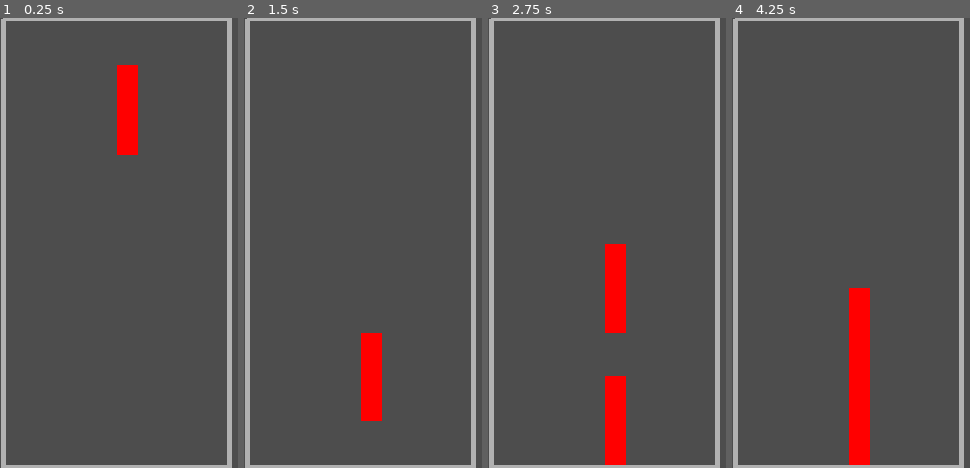
Above: before the commit, frames 1-4 (left to right).
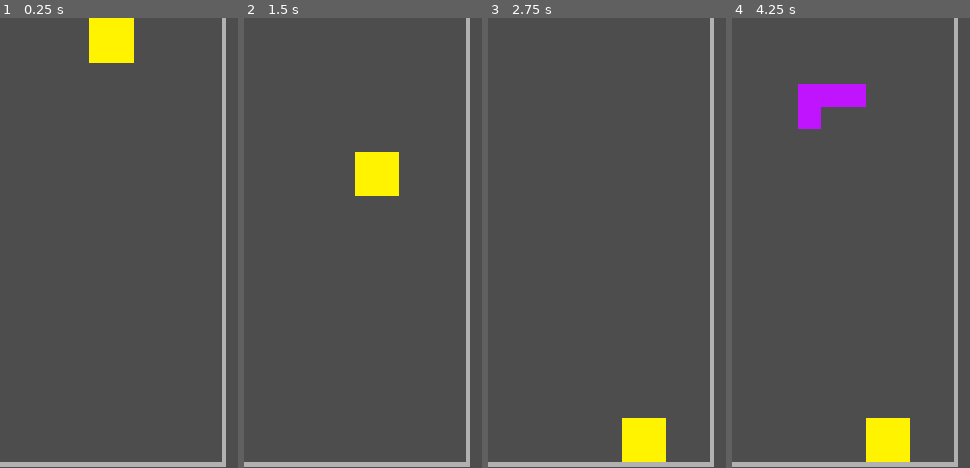
Above: after the commit, the same moments.

Repository: Garytoman79/gtris
Game: Godot game, scene res://scenes/board/board.tscn
Two runs of this game, one before a commit and one after it. Both use one fixed random seed, a clock stepped at 60 frames per second and the inputs below.
Inputs:
- Up to frame 1 (0.25 s): no input
- Up to frame 2 (1.5 s): hold Right (move_right, bound only after the commit) 0.53-1.28 s; tap Ctrl (rotate, bound only after the commit) at 0.6, 1.35 s; hold Down (move_down, bound only after the commit) from 1.28 s (still down)
- Up to frame 3 (2.75 s): release Down (move_down, bound only after the commit) at 2.03 s; hold Right (move_right, bound only after the commit) from 2.03 s (still down); tap Ctrl (rotate, bound only after the commit) at 2.1 s
- Up to frame 4 (4.25 s): tap Ctrl (rotate, bound only after the commit) at 2.85, 3.6 s; tap Enter at 3.5 s; release Right (move_right, bound only after the commit) at 3.53 s; hold Left (move_left, bound only after the commit) from 3.53 s (still down)

The runs differ from the first frame. In frame 1, 11% of the frame differs, in the area x 0-98%, y 0-100%; in frame 2, 11%; in frame 3, 12%; in frame 4, 14%.

Commit message:
Primera implementacion funcional SIN interfaz

Diff:
--- a/piezas/piece_i.gd
+++ b/piezas/piece_i.gd
@@ -1,7 +1,5 @@
 extends Node2D
 
-signal piece_locked
-var already_locked = false
 
 # Called when the node enters the scene tree for the first time.
 func _ready() -> void:
@@ -11,12 +9,3 @@
 # Called every frame. 'delta' is the elapsed time since the previous frame.
 func _process(_delta: float) -> void:
 	pass
-
-
-func _on_piece_area_body_entered(body: Node2D) -> void:
-	if already_locked:
-		return
-
-	already_locked = true
-	piece_locked.emit()
-	print("Tocó: ", body.name, " - fijando pieza")
--- a/piezas/piece_i.tscn
+++ b/piezas/piece_i.tscn
@@ -46,4 +46,5 @@
 position = Vector2(16, 112)
 shape = SubResource("RectangleShape2D_t85kk")
 
-[connection signal="body_entered" from="PieceArea" to="." method="_on_piece_area_body_entered"]
+[node name="Pivot" type="Marker2D" parent="." unique_id=1551110374]
+position = Vector2(0, 64)
--- a/piezas/piece_j.tscn
+++ b/piezas/piece_j.tscn
@@ -1,6 +1,9 @@
 [gd_scene format=3 uid="uid://diqvextp1ri5m"]
 
 [ext_resource type="PackedScene" uid="uid://b5b0nnbid0q2x" path="res://piezas/block.tscn" id="1_2x81t"]
+
+[sub_resource type="RectangleShape2D" id="RectangleShape2D_t85kk"]
+size = Vector2(32, 32)
 
 [node name="PieceJ" type="Node2D" unique_id=1414976138]
 
@@ -21,3 +24,24 @@
 [node name="Block4" parent="CanvasGroup" unique_id=399067955 instance=ExtResource("1_2x81t")]
 modulate = Color(0.09581507, 0.4506067, 1.92523e-07, 1)
 position = Vector2(16, 16)
+
+[node name="PieceArea" type="Area2D" parent="." unique_id=1854189677]
+
+[node name="CollisionShape2D" type="CollisionShape2D" parent="PieceArea" unique_id=1553222671]
+position = Vector2(-16, 80)
+shape = SubResource("RectangleShape2D_t85kk")
+
+[node name="CollisionShape2D2" type="CollisionShape2D" parent="PieceArea" unique_id=1640296830]
+position = Vector2(16, 80)
+shape = SubResource("RectangleShape2D_t85kk")
+
+[node name="CollisionShape2D3" type="CollisionShape2D" parent="PieceArea" unique_id=1217983090]
+position = Vector2(16, 48)
+shape = SubResource("RectangleShape2D_t85kk")
+
+[node name="CollisionShape2D4" type="CollisionShape2D" parent="PieceArea" unique_id=820886494]
+position = Vector2(16, 16)
+shape = SubResource("RectangleShape2D_t85kk")
+
+[node name="Pivot" type="Marker2D" parent="." unique_id=402228841]
+position = Vector2(0, 64)
--- a/piezas/piece_l.tscn
+++ b/piezas/piece_l.tscn
@@ -1,6 +1,9 @@
 [gd_scene format=3 uid="uid://crmtjkpvkawpu"]
 
 [ext_resource type="PackedScene" uid="uid://b5b0nnbid0q2x" path="res://piezas/block.tscn" id="1_or4d4"]
+
+[sub_resource type="RectangleShape2D" id="RectangleShape2D_t85kk"]
+size = Vector2(32, 32)
 
 [node name="PieceL" type="Node2D" unique_id=1414976138]
 
@@ -21,3 +24,24 @@
 [node name="Block4" parent="CanvasGroup" unique_id=399067955 instance=ExtResource("1_or4d4")]
 modulate = Color(0.7529412, 0.078431375, 1, 1)
 position = Vector2(-16, 16)
+
+[node name="Area2D" type="Area2D" parent="." unique_id=243397296]
+
+[node name="CollisionShape2D" type="CollisionShape2D" parent="Area2D" unique_id=465623821]
+position = Vector2(-16, 80)
+shape = SubResource("RectangleShape2D_t85kk")
+
+[node name="CollisionShape2D2" type="CollisionShape2D" parent="Area2D" unique_id=1149429062]
+position = Vector2(16, 80)
+shape = SubResource("RectangleShape2D_t85kk")
+
+[node name="CollisionShape2D3" type="CollisionShape2D" parent="Area2D" unique_id=1720751614]
+position = Vector2(-16, 48)
+shape = SubResource("RectangleShape2D_t85kk")
+
+[node name="CollisionShape2D4" type="CollisionShape2D" parent="Area2D" unique_id=888513209]
+position = Vector2(-16, 16)
+shape = SubResource("RectangleShape2D_t85kk")
+
+[node name="Pivot" type="Marker2D" parent="." unique_id=724607462]
+position = Vector2(0, 64)
--- a/piezas/piece_o.tscn
+++ b/piezas/piece_o.tscn
@@ -1,6 +1,9 @@
 [gd_scene format=3 uid="uid://cl53y032sf8ie"]
 
 [ext_resource type="PackedScene" uid="uid://b5b0nnbid0q2x" path="res://piezas/block.tscn" id="1_d1b5w"]
+
+[sub_resource type="RectangleShape2D" id="RectangleShape2D_t85kk"]
+size = Vector2(32, 32)
 
 [node name="PieceO" type="Node2D" unique_id=1414976138]
 
@@ -21,3 +24,24 @@
 [node name="Block4" parent="CanvasGroup" unique_id=399067955 instance=ExtResource("1_d1b5w")]
 modulate = Color(1.1291975, 0.95312506, 0, 1)
 position = Vector2(16, 16)
+
+[node name="Area2D" type="Area2D" parent="." unique_id=2109449745]
+
+[node name="CollisionShape2D" type="CollisionShape2D" parent="Area2D" unique_id=1318552922]
+position = Vector2(-16, 16)
+shape = SubResource("RectangleShape2D_t85kk")
+
+[node name="CollisionShape2D2" type="CollisionShape2D" parent="Area2D" unique_id=2019242925]
+position = Vector2(-16, 48)
+shape = SubResource("RectangleShape2D_t85kk")
+
+[node name="CollisionShape2D3" type="CollisionShape2D" parent="Area2D" unique_id=1187311622]
+position = Vector2(16, 48)
+shape = SubResource("RectangleShape2D_t85kk")
+
+[node name="CollisionShape2D4" type="CollisionShape2D" parent="Area2D" unique_id=1674716617]
+position = Vector2(16, 16)
+shape = SubResource("RectangleShape2D_t85kk")
+
+[node name="Pivot" type="Marker2D" parent="." unique_id=2061726414]
+position = Vector2(0, 32)
--- a/piezas/piece_s.tscn
+++ b/piezas/piece_s.tscn
@@ -1,6 +1,9 @@
 [gd_scene format=3 uid="uid://cskk1eyof1am4"]
 
 [ext_resource type="PackedScene" uid="uid://b5b0nnbid0q2x" path="res://piezas/block.tscn" id="1_ib6id"]
+
+[sub_resource type="RectangleShape2D" id="RectangleShape2D_t85kk"]
+size = Vector2(32, 32)
 
 [node name="PieceS" type="Node2D" unique_id=1414976138]
 
@@ -21,3 +24,24 @@
 [node name="Block4" parent="CanvasGroup" unique_id=399067955 instance=ExtResource("1_ib6id")]
 modulate = Color(0.28551692, 0.8331182, 1.0157358e-06, 1)
 position = Vector2(16, 80)
+
+[node name="Area2D" type="Area2D" parent="." unique_id=1397858513]
+
+[node name="CollisionShape2D" type="CollisionShape2D" parent="Area2D" unique_id=1471086847]
+position = Vector2(-16, 16)
+shape = SubResource("RectangleShape2D_t85kk")
+
+[node name="CollisionShape2D2" type="CollisionShape2D" parent="Area2D" unique_id=1466914154]
+position = Vector2(-16, 48)
+shape = SubResource("RectangleShape2D_t85kk")
+
+[node name="CollisionShape2D3" type="CollisionShape2D" parent="Area2D" unique_id=1156237755]
+position = Vector2(16, 48)
+shape = SubResource("RectangleShape2D_t85kk")
+
+[node name="CollisionShape2D4" type="CollisionShape2D" parent="Area2D" unique_id=1356824146]
+position = Vector2(16, 80)
+shape = SubResource("RectangleShape2D_t85kk")
+
+[node name="Pivot" type="Marker2D" parent="." unique_id=241496622]
+position = Vector2(0, 64)
--- a/piezas/piece_t.tscn
+++ b/piezas/piece_t.tscn
@@ -2,9 +2,13 @@
 
 [ext_resource type="PackedScene" uid="uid://b5b0nnbid0q2x" path="res://piezas/block.tscn" id="1_xmtut"]
 
+[sub_resource type="RectangleShape2D" id="RectangleShape2D_t85kk"]
+size = Vector2(32, 32)
+
 [node name="PieceT" type="Node2D" unique_id=1414976138]
 
 [node name="CanvasGroup" type="CanvasGroup" parent="." unique_id=1801628014]
+position = Vector2(16, 0)
 
 [node name="Block" parent="CanvasGroup" unique_id=496182608 instance=ExtResource("1_xmtut")]
 modulate = Color(0, 0, 1.1291975, 1)
@@ -21,3 +25,25 @@
 [node name="Block4" parent="CanvasGroup" unique_id=399067955 instance=ExtResource("1_xmtut")]
 modulate = Color(0, 0, 1.1291975, 1)
 position = Vector2(32, 48)
+
+[node name="Area2D" type="Area2D" parent="." unique_id=450672062]
+position = Vector2(16, 0)
+
+[node name="CollisionShape2D" type="CollisionShape2D" parent="Area2D" unique_id=1399499875]
+position = Vector2(0, 16)
+shape = SubResource("RectangleShape2D_t85kk")
+
+[node name="CollisionShape2D2" type="CollisionShape2D" parent="Area2D" unique_id=21066659]
+position = Vector2(0, 48)
+shape = SubResource("RectangleShape2D_t85kk")
+
+[node name="CollisionShape2D3" type="CollisionShape2D" parent="Area2D" unique_id=1812253545]
+position = Vector2(-32, 48)
+shape = SubResource("RectangleShape2D_t85kk")
+
+[node name="CollisionShape2D4" type="CollisionShape2D" parent="Area2D" unique_id=1890666838]
+position = Vector2(32, 48)
+shape = SubResource("RectangleShape2D_t85kk")
+
+[node name="Pivot" type="Marker2D" parent="." unique_id=953693311]
+position = Vector2(16, 32)
--- a/piezas/piece_z.tscn
+++ b/piezas/piece_z.tscn
@@ -1,11 +1,47 @@
-[gd_scene format=3 uid="uid://4ne3s6dbx6ka"]
+[gd_scene format=3 uid="uid://dpr2memee4o3u"]
 
-[ext_resource type="Script" uid="uid://c65jao75mn2nw" path="res://scenes/board/board.gd" id="1_gpmbr"]
+[ext_resource type="PackedScene" uid="uid://b5b0nnbid0q2x" path="res://piezas/block.tscn" id="1_gpmbr"]
 
-[node name="Board" type="Node2D" unique_id=499583945]
-script = ExtResource("1_gpmbr")
+[sub_resource type="RectangleShape2D" id="RectangleShape2D_t85kk"]
+size = Vector2(32, 32)
 
-[node name="Line2D" type="Line2D" parent="." unique_id=498387495]
-points = PackedVector2Array(0, 0, 320, 0, 320, 640, 0, 640, 0, 0)
-width = 6.0
-default_color = Color(0.6955032, 0.6955031, 0.6955031, 1)
+[node name="PieceS" type="Node2D" unique_id=1414976138]
+
+[node name="CanvasGroup" type="CanvasGroup" parent="." unique_id=58477615]
+
+[node name="Block" parent="CanvasGroup" unique_id=496182608 instance=ExtResource("1_gpmbr")]
+modulate = Color(0.5254902, 0.7019608, 0.99607843, 1)
+position = Vector2(-16, 80)
+
+[node name="Block2" parent="CanvasGroup" unique_id=170134040 instance=ExtResource("1_gpmbr")]
+modulate = Color(0.5254902, 0.7019608, 0.99607843, 1)
+position = Vector2(-16, 48)
+
+[node name="Block3" parent="CanvasGroup" unique_id=1075793527 instance=ExtResource("1_gpmbr")]
+modulate = Color(0.5254902, 0.7019608, 0.99607843, 1)
+position = Vector2(16, 48)
+
+[node name="Block4" parent="CanvasGroup" unique_id=399067955 instance=ExtResource("1_gpmbr")]
+modulate = Color(0.5254902, 0.7019608, 0.99607843, 1)
+position = Vector2(16, 16)
+
+[node name="Area2D" type="Area2D" parent="." unique_id=1397858513]
+
+[node name="CollisionShape2D" type="CollisionShape2D" parent="Area2D" unique_id=1471086847]
+position = Vector2(-16, 80)
+shape = SubResource("RectangleShape2D_t85kk")
+
+[node name="CollisionShape2D2" type="CollisionShape2D" parent="Area2D" unique_id=1466914154]
+position = Vector2(-16, 48)
+shape = SubResource("RectangleShape2D_t85kk")
+
+[node name="CollisionShape2D3" type="CollisionShape2D" parent="Area2D" unique_id=1156237755]
+position = Vector2(16, 48)
+shape = SubResource("RectangleShape2D_t85kk")
+
+[node name="CollisionShape2D4" type="CollisionShape2D" parent="Area2D" unique_id=1356824146]
+position = Vector2(16, 16)
+shape = SubResource("RectangleShape2D_t85kk")
+
+[node name="Pivot" type="Marker2D" parent="." unique_id=241496622]
+position = Vector2(0, 64)
--- a/project.godot
+++ b/project.godot
@@ -20,6 +20,29 @@
 window/stretch/mode="canvas_items"
 window/stretch/aspect="expand"
 
+[input]
+
+move_left={
+"deadzone": 0.2,
+"events": [Object(InputEventKey,"resource_local_to_scene":false,"resource_name":"","device":-1,"window_id":0,"alt_pressed":false,"shift_pressed":false,"ctrl_pressed":false,"meta_pressed":false,"pressed":false,"keycode":0,"physical_keycode":4194319,"key_label":0,"unicode":0,"location":0,"echo":false,"script":null)
+]
+}
+move_right={
+"deadzone": 0.2,
+"events": [Object(InputEventKey,"resource_local_to_scene":false,"resource_name":"","device":-1,"window_id":0,"alt_pressed":false,"shift_pressed":false,"ctrl_pressed":false,"meta_pressed":false,"pressed":false,"keycode":0,"physical_keycode":4194321,"key_label":0,"unicode":0,"location":0,"echo":false,"script":null)
+]
+}
+rotate={
+"deadzone": 0.2,
+"events": [Object(InputEventKey,"resource_local_to_scene":false,"resource_name":"","device":-1,"window_id":0,"alt_pressed":false,"shift_pressed":false,"ctrl_pressed":false,"meta_pressed":false,"pressed":false,"keycode":0,"physical_keycode":4194326,"key_label":0,"unicode":0,"location":0,"echo":false,"script":null)
+]
+}
+move_down={
+"deadzone": 0.2,
+"events": [Object(InputEventKey,"resource_local_to_scene":false,"resource_name":"","device":-1,"window_id":0,"alt_pressed":false,"shift_pressed":false,"ctrl_pressed":false,"meta_pressed":false,"pressed":false,"keycode":0,"physical_keycode":4194322,"key_label":0,"unicode":0,"location":0,"echo":false,"script":null)
+]
+}
+
 [physics]
 
 3d/physics_engine="Jolt Physics"
--- a/scenes/board/board.gd
+++ b/scenes/board/board.gd
@@ -5,9 +5,22 @@
 const BLOCK_SIZE = 32
 const COLUMNS = 10
 const ROWS = 20
+const NORMAL_SPEED = 0.5
+const DROP_SPEED = 0.05
 
 var grid = []
 var current_piece = null
+var gravity_time := 0.0
+
+var pieces = [
+		preload("res://piezas/piece_i.tscn"),
+		preload("res://piezas/piece_j.tscn"),
+		preload("res://piezas/piece_l.tscn"),
+		preload("res://piezas/piece_o.tscn"),
+		preload("res://piezas/piece_s.tscn"),
+		preload("res://piezas/piece_t.tscn"),
+		preload("res://piezas/piece_z.tscn")
+	]
 
 
 # Called when the node enters the scene tree for the first time.
@@ -18,57 +31,93 @@
 			row.append(null) # null = celda vacia
 		grid.append(row)
 
-	var piece_i_scene = preload("res://piezas/piece_i.tscn")
-	spawn_piece(piece_i_scene, 5, 0)
-
+
+	spawn_piece(5, 0)
+
+	print(grid.size())
+
+	for row in grid:
+		print(row.size())
 
 
 # Called every frame. 'delta' is the elapsed time since the previous frame.
 func _process(_delta: float) -> void:
-	pass
-
-
-
-func spawn_piece(piece_escene: PackedScene, start_col: int, start_row: int):
-	current_piece = piece_escene.instantiate()
+	if Input.is_action_just_pressed("move_left"):
+		if can_move_horizontal(-1):
+			current_piece.position.x -= BLOCK_SIZE
+
+	if Input.is_action_just_pressed("move_right"):
+		if can_move_horizontal(1):
+			current_piece.position.x += BLOCK_SIZE
+
+	if Input.is_action_just_pressed("rotate"):
+		rotate_piece()
+
+
+func _physics_process(delta: float) -> void:
+	gravity_time += delta
+
+	var interval = NORMAL_SPEED
+
+	if Input.is_action_pressed("move_down"):
+		interval = DROP_SPEED
+
+	if gravity_time >= interval:
+		gravity_time = 0.0
+		move_piece_down()
+
+
+func spawn_piece(start_col: int, start_row: int):
+	current_piece = pieces.pick_random().instantiate()
 	add_child(current_piece)
 	current_piece.position = Vector2(start_col * BLOCK_SIZE, start_row * BLOCK_SIZE)
-	current_piece.piece_locked.connect(_on_piece_locked)
-
-
-
-func _on_piece_locked():
-	$Timer.stop()
-	register_piece_in_grid(current_piece)
-	call_deferred("spawn_next_piece")
-
-
-
-func _on_timer_timeout() -> void:
-	move_piece_down()
-
+
+	gravity_time = 0.0
 
 
 func move_piece_down():
 	if can_move_down():
 		current_piece.position.y += BLOCK_SIZE
-
+	else:
+		lock_piece()
+
+
+func rotate_piece():
+	var canvas_group = current_piece.get_node("CanvasGroup")
+	var pivot = current_piece.get_node("Pivot").position
+	var new_positions = []
+
+	for block in canvas_group.get_children():
+		var rel_x = (block.position.x - pivot.x) / BLOCK_SIZE
+		var rel_y = (block.position.y - pivot.y) / BLOCK_SIZE
+		var new_rel_x = -rel_y
+		var new_rel_y = rel_x
+		var new_pos = pivot + Vector2(new_rel_x * BLOCK_SIZE, new_rel_y * BLOCK_SIZE)
+
+		new_positions.append(new_pos)
+
+	if can_rotate(new_positions):
+		var blocks = canvas_group.get_children()
+		for i in range(blocks.size()):
+			blocks[i].position = new_positions[i]
+
+
+func lock_piece():
+	register_piece_in_grid(current_piece)
+	clear_completed_lines()
+	call_deferred("spawn_next_piece")
 
 
 func register_piece_in_grid(piece: Node2D):
 	for block in piece.get_node("CanvasGroup").get_children():
 		var cell = get_grid_cell(block)
 
-		grid[cell.y][cell.x] = true
-
+		# grid[cell.y][cell.x] = true
+		grid[cell.y][cell.x] = block
 
 
 func spawn_next_piece():
-	var piece_i_scene = preload("res://piezas/piece_i.tscn")
-
-	spawn_piece(piece_i_scene, 5, 0)
-	$Timer.start()
-
+	spawn_piece(5, 0)
 
 
 func can_move_down() -> bool:
@@ -80,6 +129,35 @@
 			return false
 
 		if grid[next_row][cell.x] != null:
+			return false
+
+	return true
+
+
+# direction define hacia que lado se comprueba. izq: -1; dcha: 1
+func can_move_horizontal(direction: int) -> bool:
+	for block in current_piece.get_node("CanvasGroup").get_children():
+		var cell = get_grid_cell(block)
+		var next_col = cell.x + direction
+
+		if next_col < 0 or next_col >= COLUMNS:
+			return false
+
+		if grid[cell.y][next_col] != null:
+			return false
+	return true
+
+
+func can_rotate(new_positions: Array) -> bool:
+	for pos in new_positions:
+		var world_pos = current_piece.position + pos
+		var col = int(world_pos.x / BLOCK_SIZE)
+		var row = int(world_pos.y / BLOCK_SIZE)
+
+		if col < 0 or col >= COLUMNS or row < 0 or row >= ROWS:
+			return false
+
+		if grid[row][col] != null:
 			return false
 
 	return true
@@ -90,3 +168,42 @@
 	var col = int(world_pos.x / BLOCK_SIZE)
 	var row = int(world_pos.y / BLOCK_SIZE)
 	return Vector2i(col, row)
+
+
+func is_row_complete(row: int) -> bool:
+	for col in range(COLUMNS):
+		if grid[row][col] == null:
+			return false
+
+	return true
+
+
+func clear_completed_lines():
+	var row = ROWS - 1
+
+	while row >= 0:
+		if is_row_complete(row):
+			remove_row(row)
+			move_rows_down(row)
+			# No decrementamos row.
+			# Queremos volver a comprobar la misma fila,
+			# porque acaba de caer otra encima.
+		else:
+			row -= 1
+
+
+func remove_row(row: int):
+	for col in range(COLUMNS):
+		grid[row][col].queue_free()
+		grid[row][col] = null
+
+
+func move_rows_down(from_row: int):
+	for row in range(from_row, 0, -1):
+		for col in range(COLUMNS):
+			grid[row][col] = grid[row - 1][col]
+
+			if grid[row][col] != null:
+				grid[row][col].position.y += BLOCK_SIZE
+
+			grid[row - 1][col] = null
--- a/scenes/board/board.tscn
+++ b/scenes/board/board.tscn
@@ -12,17 +12,12 @@
 size = Vector2(320, 6)
 
 [node name="Board" type="Node2D" unique_id=499583945]
-position = Vector2(7.5, 4.5)
 script = ExtResource("1_hfb3y")
 
 [node name="Line2D" type="Line2D" parent="." unique_id=498387495]
 points = PackedVector2Array(-3, -3, 323, -3, 323, 643, -3, 643, -3, -3)
 width = 6.0
 default_color = Color(0.6955032, 0.6955031, 0.6955031, 1)
-
-[node name="Timer" type="Timer" parent="." unique_id=95124498]
-wait_time = 0.10200000000000001
-autostart = true
 
 [node name="WallLeft" type="StaticBody2D" parent="." unique_id=894274566]
 
@@ -41,5 +36,3 @@
 [node name="CollisionShape2D" type="CollisionShape2D" parent="Floor" unique_id=155963628]
 position = Vector2(160, 643)
 shape = SubResource("RectangleShape2D_bqb0t")
-
-[connection signal="timeout" from="Timer" to="." method="_on_timer_timeout"]
